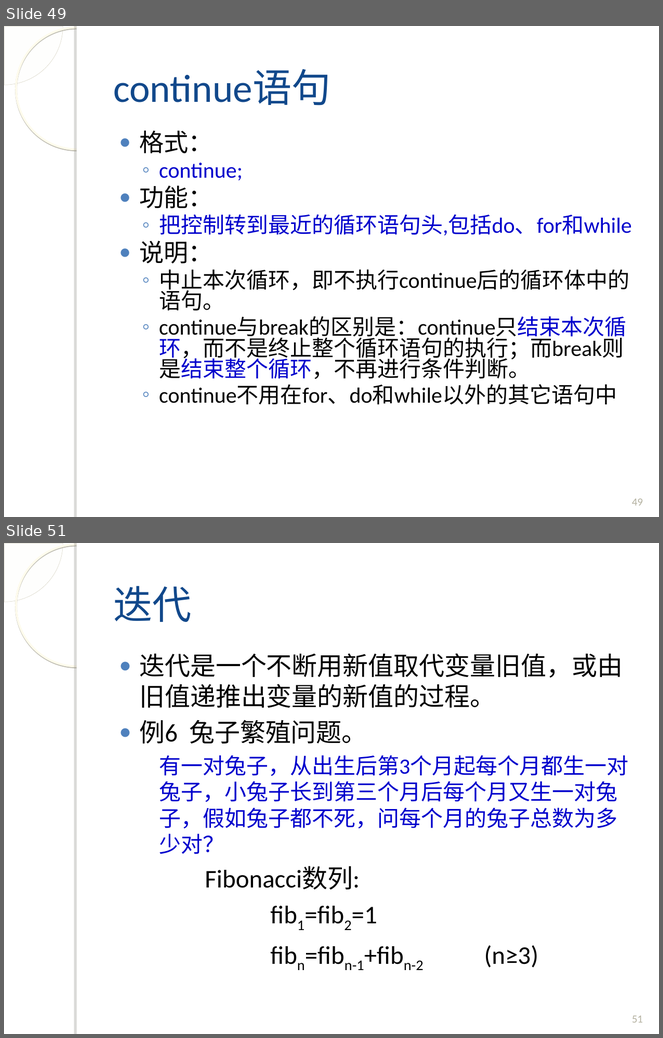
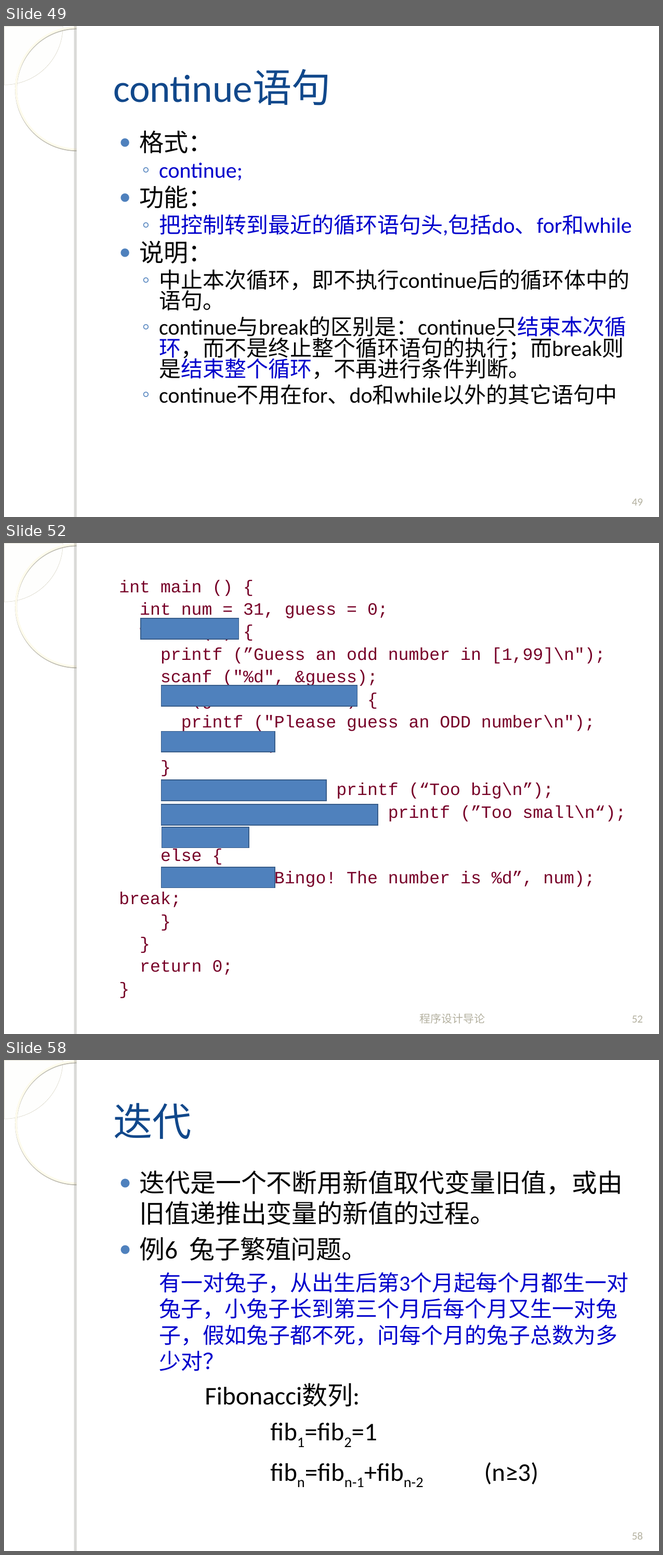
Before and after one commit to fanju1984/introduction-to-programming, a slide deck: introduction-to-programming/slides/2017/04-Control-Statement-2.ppt. Shown one above the other, each under a label of ours: slides 49 and 51 before the commit, slides 49, 52 and 58 after it; the slides between them are not shown. The pictures are 663x1038 and 663x1555 pixels, drawn with LibreOffice and Linux fonts; fonts in the diff are those of the drawing; background and template pictures are left out. Boxes give left, top, right and bottom in pixels: in the first picture for what was removed or moved away, otherwise in the second. Text is boxed around its words. In the diff, an @@ line names an element or a change of style, - is before the commit and + after.

```diff
--- a/introduction-to-programming/slides/2017/04-Control-Statement-2.ppt
+++ b/introduction-to-programming/slides/2017/04-Control-Statement-2.ppt
@@ slide 52 added at <box>4,543,659,1034</box>, background picture (left out); not listed: 4 template elements that a slide beside it also shows @@
@@ text added at <box>119,580,626,975</box>, 19 pt, text #770028 @@
+int main () {
+int num = 31, guess = 0;
+while (1) {
+printf (”Guess an odd number in [1,99]\n");
+scanf ("%d", &guess);
+if (guess % 2 == 0) {
+printf ("Please guess an ODD number\n");
+continue;
+}
+if (guess > num) printf (“Too big\n”);
+else if (guess < num) printf (”Too small\n“);
+else {
+printf (“Bingo! The number is %d”, num); break;
+}
+}
+return 0;
+}
@@ rectangle added at <box>141,618,239,639</box>, fill #4F81BD, outline #385D8A 0.99 pt @@
@@ rectangle added at <box>161,686,357,706</box>, fill #4F81BD, outline #385D8A 0.99 pt @@
@@ rectangle added at <box>161,732,274,753</box>, fill #4F81BD, outline #385D8A 0.99 pt @@
@@ rectangle added at <box>161,780,326,800</box>, fill #4F81BD, outline #385D8A 0.99 pt @@
@@ rectangle added at <box>161,805,378,825</box>, fill #4F81BD, outline #385D8A 0.99 pt @@
@@ rectangle added at <box>162,827,249,848</box>, fill #4F81BD, outline #385D8A 0.99 pt @@
@@ rectangle added at <box>161,867,274,888</box>, fill #4F81BD, outline #385D8A 0.99 pt @@
@@ text added at <box>420,1014,486,1024</box>, 12 pt, text #B4B1A0 @@
+程序设计导论
@@ page number added at <box>632,1016,643,1023</box>, 12 pt, text #B4B1A0 @@
+52
@@ what was slide 51 is now slide 58 @@
@@ page number at <box>632,1533,643,1540</box>: text changed @@
-51
+58
```
Also in this commit, not shown: 5 slides changed, 8 other slides added, 4 slides removed, 1 other file.
